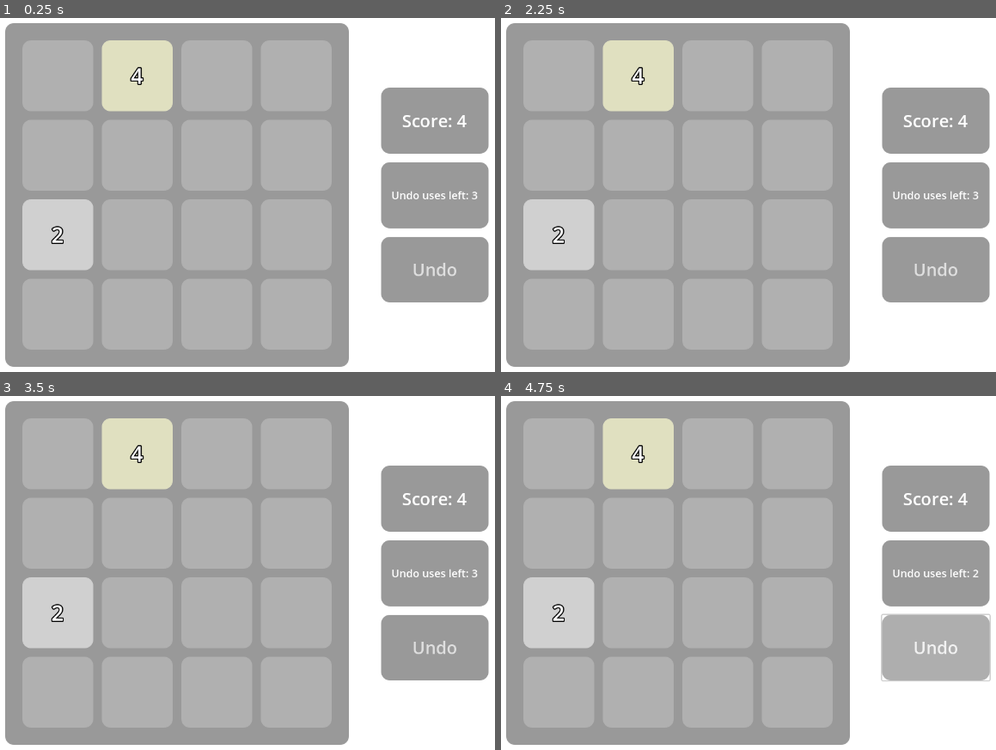
Above: before the commit, frames 1-4 (two rows, left to right).
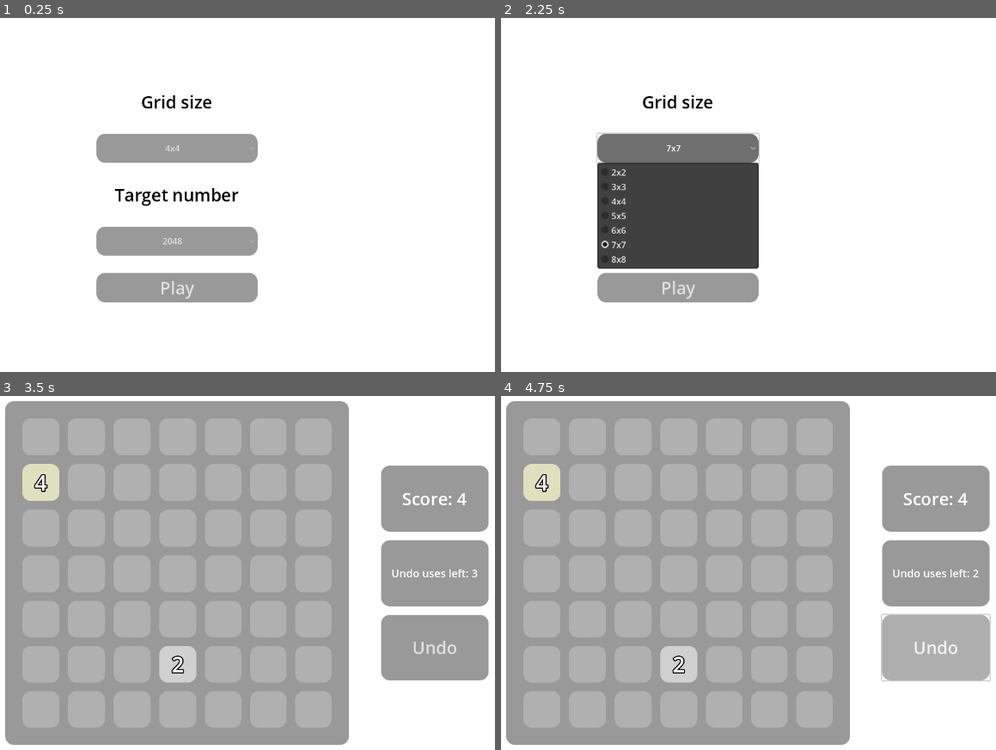
Above: after the commit, the same moments.

Repository: Bolgeg/godot_2048
Game: Godot game, scene res://scenes/start_game_menu.tscn
Two runs of this game, one before a commit and one after it. Both use one fixed random seed, a clock stepped at 60 frames per second and the inputs below. Before the commit the project starts from res://scenes/game.tscn.
Inputs (mouse positions are in pixels of both pictures, inside the frame that each line leads up to):
- Up to frame 1 (0.25 s): no input
- Up to frame 2 (2.25 s): click (679, 148) at 0.5 s, where only the run after the commit has a clickable "4x4"; click (679, 241) at 1.25 s, where only the run after the commit has a clickable "2048"; click (679, 148) at 2 s, where only the run after the commit has a clickable "7x7"
- Up to frame 3 (3.5 s): click (178, 665) at 2.75 s, where only the run after the commit has a clickable "Play"
- Up to frame 4 (4.75 s): click "Undo" at 3.5 s; tap Enter at 4.25 s; hold Right (move_right) from 4.28 s (still down)

The runs differ from the first frame. In frame 1, 71% of the frame differs, in the area x 1-99%, y 1-99%; in frame 2, 76%; in frame 3, 7.0%; in frame 4, 7.0%.

Commit message:
Start game menu

Diff:
--- a/project.godot
+++ b/project.godot
@@ -11,9 +11,13 @@
 [application]
 
 config/name="godot_2048"
-run/main_scene="uid://cvjuvpl0ow7mm"
+run/main_scene="uid://da38k6qxd7rgt"
 config/features=PackedStringArray("4.4", "Forward Plus")
 config/icon="res://icon.svg"
+
+[autoload]
+
+Globals="*res://scripts/globals.gd"
 
 [display]
 
--- /dev/null
+++ b/scenes/start_game_menu.tscn
@@ -0,0 +1,132 @@
+[gd_scene load_steps=8 format=3 uid="uid://da38k6qxd7rgt"]
+
+[ext_resource type="Script" uid="uid://dvomkvw4wp0b2" path="res://scripts/start_game_menu.gd" id="1_3leiu"]
+
+[sub_resource type="StyleBoxFlat" id="StyleBoxFlat_0hcth"]
+resource_local_to_scene = true
+bg_color = Color(0.682353, 0.682353, 0.682353, 1)
+corner_radius_top_left = 16
+corner_radius_top_right = 16
+corner_radius_bottom_right = 16
+corner_radius_bottom_left = 16
+
+[sub_resource type="StyleBoxFlat" id="StyleBoxFlat_hwd2r"]
+resource_local_to_scene = true
+bg_color = Color(0.435294, 0.435294, 0.435294, 1)
+corner_radius_top_left = 16
+corner_radius_top_right = 16
+corner_radius_bottom_right = 16
+corner_radius_bottom_left = 16
+
+[sub_resource type="StyleBoxFlat" id="StyleBoxFlat_1kchg"]
+resource_local_to_scene = true
+corner_radius_top_left = 16
+corner_radius_top_right = 16
+corner_radius_bottom_right = 16
+corner_radius_bottom_left = 16
+
+[sub_resource type="StyleBoxFlat" id="StyleBoxFlat_8wg28"]
+resource_local_to_scene = true
+bg_color = Color(0.683077, 0.683077, 0.683077, 1)
+corner_radius_top_left = 16
+corner_radius_top_right = 16
+corner_radius_bottom_right = 16
+corner_radius_bottom_left = 16
+
+[sub_resource type="StyleBoxFlat" id="StyleBoxFlat_3leiu"]
+resource_local_to_scene = true
+bg_color = Color(0.435192, 0.435192, 0.435192, 1)
+corner_radius_top_left = 16
+corner_radius_top_right = 16
+corner_radius_bottom_right = 16
+corner_radius_bottom_left = 16
+
+[sub_resource type="StyleBoxFlat" id="StyleBoxFlat_66g3x"]
+resource_local_to_scene = true
+corner_radius_top_left = 16
+corner_radius_top_right = 16
+corner_radius_bottom_right = 16
+corner_radius_bottom_left = 16
+
+[node name="StartGameMenu" type="Control"]
+layout_mode = 3
+anchors_preset = 15
+anchor_right = 1.0
+anchor_bottom = 1.0
+grow_horizontal = 2
+grow_vertical = 2
+script = ExtResource("1_3leiu")
+
+[node name="ColorRect" type="ColorRect" parent="."]
+layout_mode = 1
+anchors_preset = 15
+anchor_right = 1.0
+anchor_bottom = 1.0
+grow_horizontal = 2
+grow_vertical = 2
+
+[node name="VBoxContainer" type="VBoxContainer" parent="."]
+custom_minimum_size = Vector2(300, 400)
+layout_mode = 1
+anchors_preset = 8
+anchor_left = 0.5
+anchor_top = 0.5
+anchor_right = 0.5
+anchor_bottom = 0.5
+offset_left = -32.0
+offset_top = -22.5
+offset_right = 32.0
+offset_bottom = 22.5
+grow_horizontal = 2
+grow_vertical = 2
+theme_override_constants/separation = 32
+
+[node name="Label" type="Label" parent="VBoxContainer"]
+layout_mode = 2
+size_flags_vertical = 6
+theme_override_colors/font_color = Color(0, 0, 0, 1)
+theme_override_font_sizes/font_size = 32
+text = "Grid size"
+horizontal_alignment = 1
+vertical_alignment = 1
+
+[node name="GridSizeOptionButton" type="OptionButton" parent="VBoxContainer"]
+unique_name_in_owner = true
+layout_mode = 2
+size_flags_vertical = 3
+theme_override_font_sizes/font_size = 16
+theme_override_styles/hover = SubResource("StyleBoxFlat_0hcth")
+theme_override_styles/pressed = SubResource("StyleBoxFlat_hwd2r")
+theme_override_styles/normal = SubResource("StyleBoxFlat_1kchg")
+alignment = 1
+
+[node name="Label2" type="Label" parent="VBoxContainer"]
+layout_mode = 2
+size_flags_vertical = 6
+theme_override_colors/font_color = Color(0, 0, 0, 1)
+theme_override_font_sizes/font_size = 32
+text = "Target number"
+horizontal_alignment = 1
+vertical_alignment = 1
+
+[node name="TargetNumberOptionButton" type="OptionButton" parent="VBoxContainer"]
+unique_name_in_owner = true
+layout_mode = 2
+size_flags_vertical = 3
+theme_override_font_sizes/font_size = 16
+theme_override_styles/hover = SubResource("StyleBoxFlat_0hcth")
+theme_override_styles/pressed = SubResource("StyleBoxFlat_hwd2r")
+theme_override_styles/normal = SubResource("StyleBoxFlat_1kchg")
+alignment = 1
+
+[node name="PlayButton" type="Button" parent="VBoxContainer"]
+layout_mode = 2
+size_flags_horizontal = 3
+size_flags_vertical = 3
+theme_override_font_sizes/font_size = 32
+theme_override_styles/hover = SubResource("StyleBoxFlat_8wg28")
+theme_override_styles/pressed = SubResource("StyleBoxFlat_3leiu")
+theme_override_styles/normal = SubResource("StyleBoxFlat_66g3x")
+text = "Play"
+
+[connection signal="pressed" from="VBoxContainer/PlayButton" to="." method="_on_play_button_pressed"]
--- a/scripts/game_grid.gd
+++ b/scripts/game_grid.gd
@@ -17,6 +17,8 @@
 var grid_squares_history:=[]
 
 func _ready() -> void:
+	grid_size=Globals.grid_size
+	target_number=Globals.target_number
 	populate_grid_container()
 	initialize_grid_squares()
 	populate_square_container()
--- /dev/null
+++ b/scripts/globals.gd
@@ -0,0 +1,5 @@
+extends Node
+
+var grid_size:=Vector2i(4,4)
+
+var target_number:=2048
--- /dev/null
+++ b/scripts/start_game_menu.gd
@@ -0,0 +1,40 @@
+extends Control
+
+const GRID_SIZES:=[2,3,4,5,6,7,8]
+const TARGET_NUMBERS:=[
+	8,
+	16,
+	32,
+	64,
+	128,
+	256,
+	512,
+	1024,
+	2048,
+	4096,
+	8192,
+	16384,
+	32768,
+	65536,
+	131072,
+	262144,
+	524288,
+	1048576
+]
+
+func _ready() -> void:
+	var grid_size_button=%GridSizeOptionButton
+	for grid_size in GRID_SIZES:
+		grid_size_button.add_item(str(grid_size)+"x"+str(grid_size))
+	grid_size_button.selected=GRID_SIZES.find(4)
+
+	var target_number_button=%TargetNumberOptionButton
+	for target_number in TARGET_NUMBERS:
+		target_number_button.add_item(str(target_number))
+	target_number_button.selected=TARGET_NUMBERS.find(2048)
+
+func _on_play_button_pressed() -> void:
+	var grid_size=GRID_SIZES[%GridSizeOptionButton.selected]
+	Globals.grid_size=Vector2i(grid_size,grid_size)
+	Globals.target_number=TARGET_NUMBERS[%TargetNumberOptionButton.selected]
+	get_tree().change_scene_to_file("res://scenes/game.tscn")
Not shown, added: scripts/globals.gd.uid
Not shown, added: scripts/start_game_menu.gd.uid
